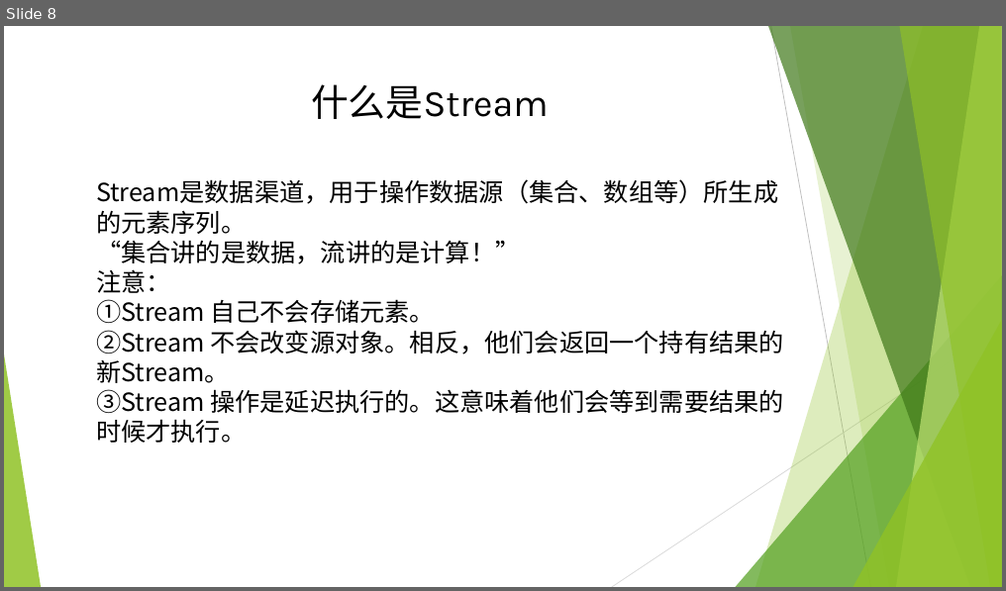
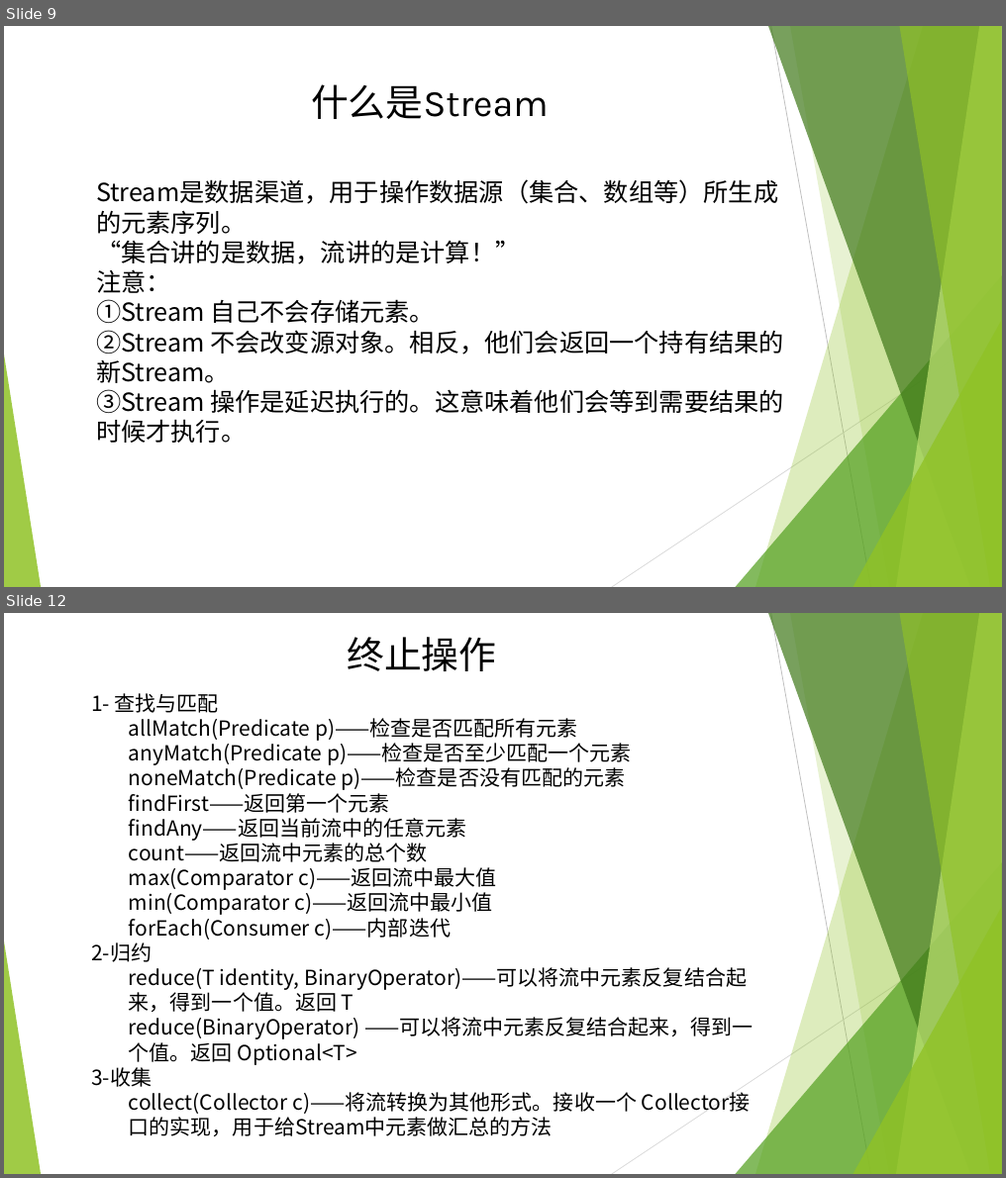
Before and after one commit to lsl645031854/ppt, a slide deck: Lambda表达式和Stream API.pptx. Shown one above the other, each under a label of ours: slide 8 before the commit, slides 9 and 12 after it; the slides between them are not shown. The pictures are 1006x591 and 1006x1178 pixels, drawn with LibreOffice and Linux fonts; fonts in the diff are those of the drawing. Boxes give left, top, right and bottom in pixels: in the first picture for what was removed or moved away, otherwise in the second. Text is boxed around its words. In the diff, an @@ line names an element or a change of style, - is before the commit and + after.

```diff
--- a/Lambda表达式和Stream API.pptx
+++ b/Lambda表达式和Stream API.pptx
@@ slide 12 added at [4,613,1002,1174], background #FFFFFF; not listed: 10 template elements that a slide beside it also shows @@
@@ title added at [347,637,496,671], 36 pt, text #000000 @@
+终止操作
@@ text added at [91,693,753,1137], 20 pt, text #000000 @@
+1- 查找与匹配
+  allMatch(Predicate p)——检查是否匹配所有元素
+  anyMatch(Predicate p)——检查是否至少匹配一个元素
+  noneMatch(Predicate p)——检查是否没有匹配的元素
+  findFirst——返回第一个元素
+  findAny——返回当前流中的任意元素
+  count——返回流中元素的总个数
+  max(Comparator c)——返回流中最大值
+  min(Comparator c)——返回流中最小值
+  forEach(Consumer c)——内部迭代
+2-归约
+  reduce(T identity, BinaryOperator)——可以将流中元素反复结合起来，得到一个值。返回 T
+  reduce(BinaryOperator) ——可以将流中元素反复结合起来，得到一个值。返回 Optional<T>
+3-收集
+  collect(Collector c)——将流转换为其他形式。接收一个 Collector接口的实现，用于给Stream中元素做汇总的方法
@@ what was slide 8 is now slide 9 @@
```
Also in this commit, not shown: 3 slides changed, 3 other slides added, 1 other file.
